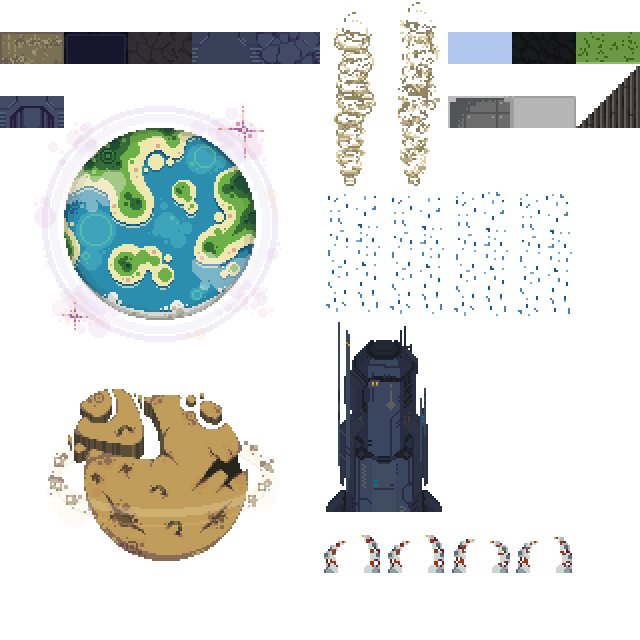
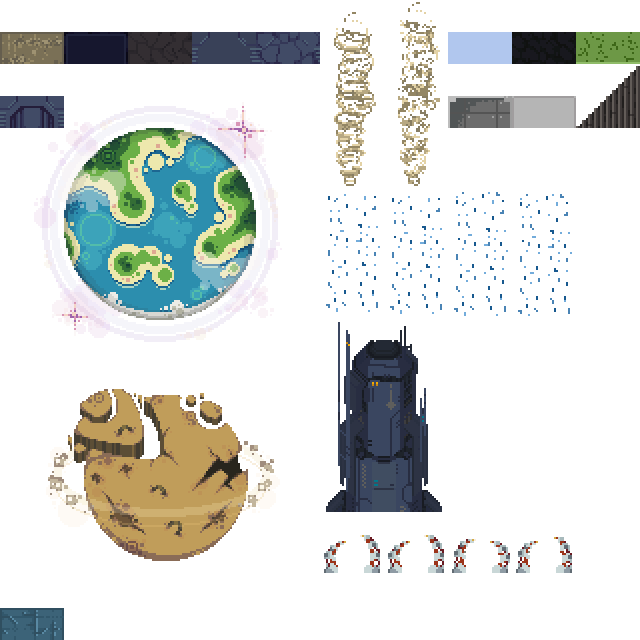
Layers edited between the first and the second 640 x 640 image:
added layer "wall-ice-above" above "wall-quick-matter-above" over [0, 608, 64, 640]
